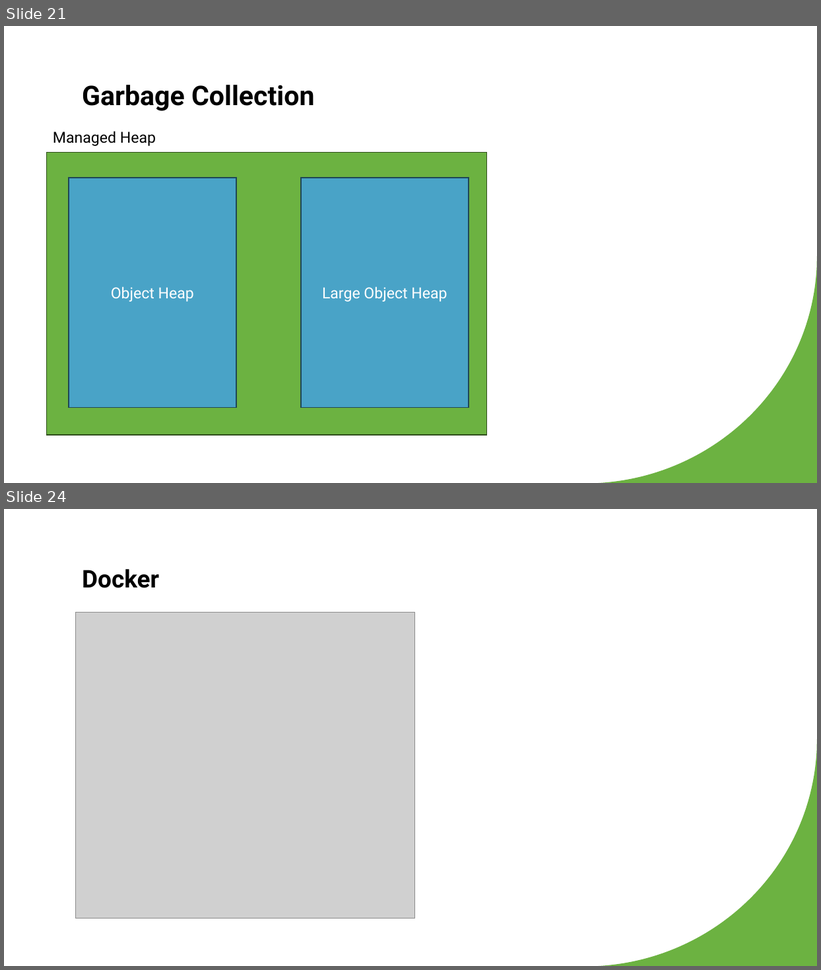
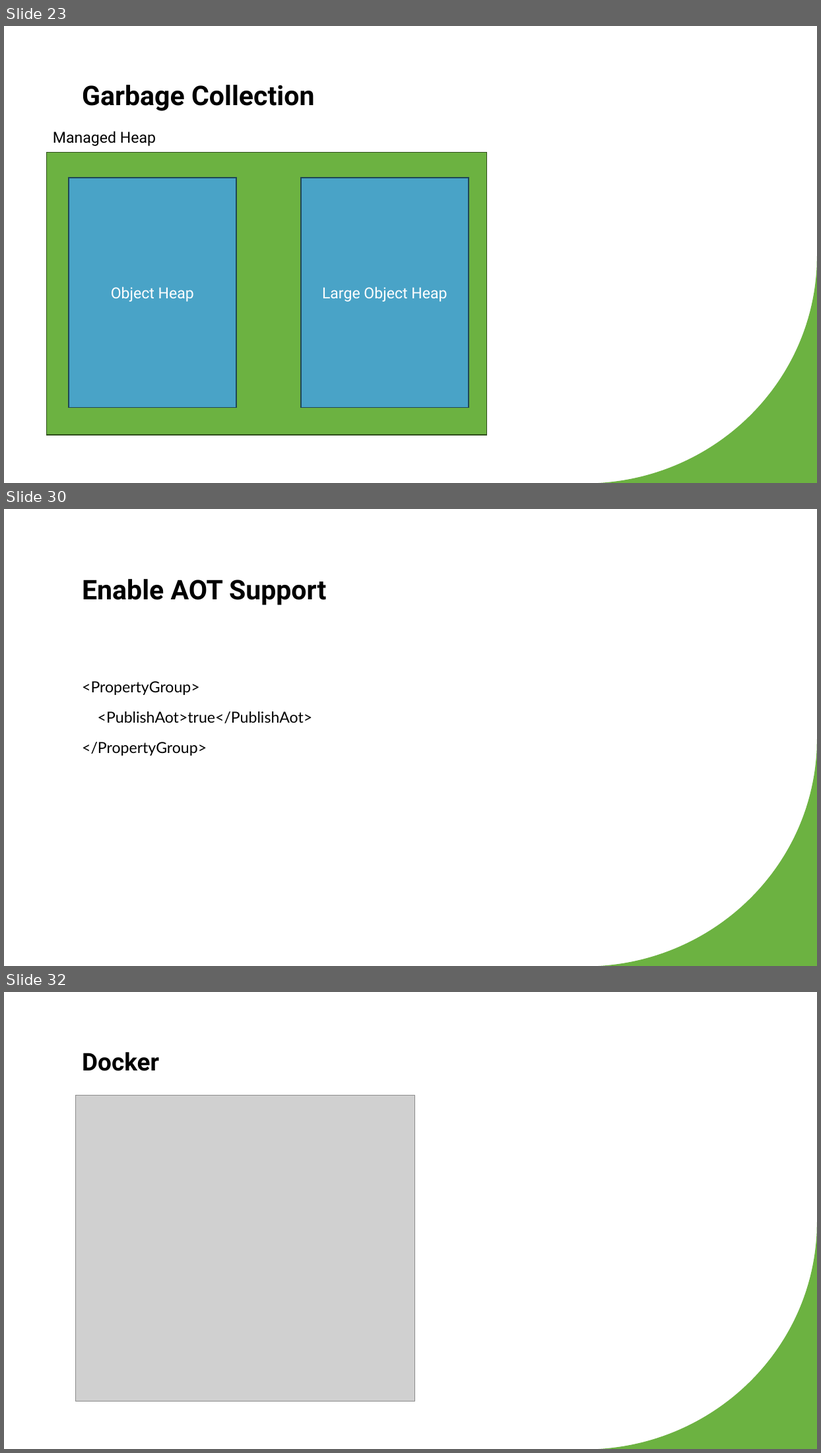
Before and after one commit to NicoVermeir/DotnetAbc, a slide deck: dotnet abc.pptx. Shown one above the other, each under a label of ours: slides 21 and 24 before the commit, slides 23, 30 and 32 after it; the slides between them are not shown. The pictures are 821x970 and 821x1453 pixels, drawn with LibreOffice and Linux fonts; fonts in the diff are those of the drawing; grey boxes stand for pictures. Boxes give left, top, right and bottom in pixels: in the first picture for what was removed or moved away, otherwise in the second. Text is boxed around its words. In the diff, an @@ line names an element or a change of style, - is before the commit and + after.

```diff
--- a/dotnet abc.pptx
+++ b/dotnet abc.pptx
@@ slide 30 added at box(4, 509, 817, 966), background #FFFFFF; not listed: 1 template element that a slide beside it also shows @@
@@ title added at box(82, 579, 326, 605), 32 pt, text #000000, bold @@
+Enable AOT Support
@@ text added at box(82, 681, 313, 756), 18 pt, text #000000 @@
+<PropertyGroup>
+<PublishAot>true</PublishAot>
+</PropertyGroup>
@@ what was slide 21 is now slide 23 @@
@@ what was slide 24 is now slide 32 @@
```
Also in this commit, not shown: 8 slides changed, 11 other slides added.
